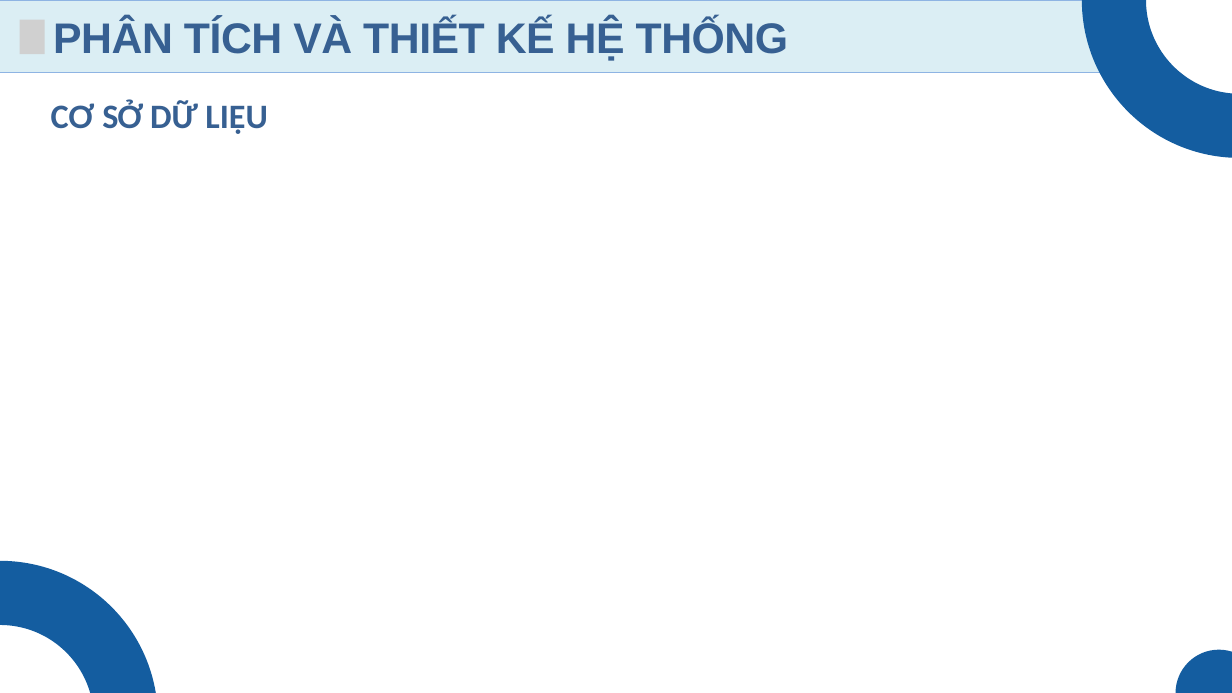
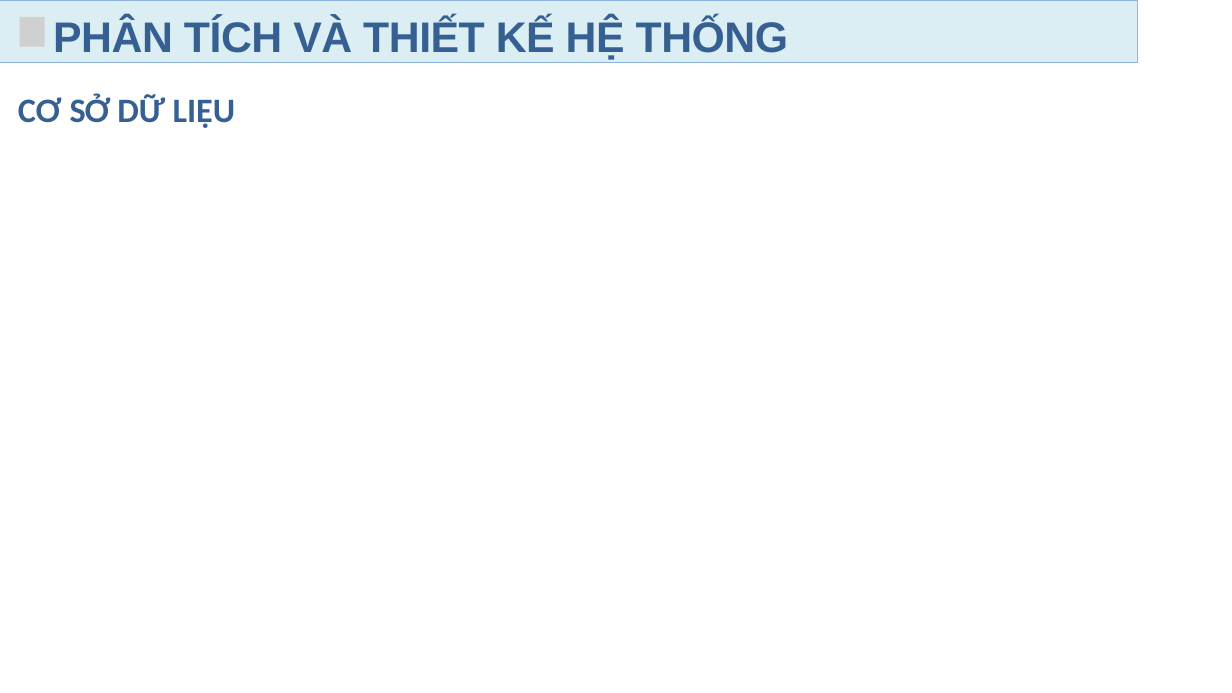
Before and after one commit to TrDHuy21/DoAn, a slide deck: slide 8 of ppt_bao_ve.pptx (slide 7 before the commit). Drawn at 1232x693 pixels with LibreOffice and Linux fonts; fonts in the diff are those of the drawing; grey boxes stand for pictures; background and template pictures are left out. Boxes give left, top, right and bottom in pixels: in the first picture for what was removed or moved away, otherwise in the second. Text is boxed around its words. In the diff, an @@ line names an element or a change of style, - is before the commit and + after.

```diff
--- a/ppt_bao_ve.pptx
+++ b/ppt_bao_ve.pptx
@@ rectangle resized from (x1=0, y1=0, x2=1138, y2=73) to (x1=0, y1=0, x2=1138, y2=63) @@
@@ freeform shape resized from (x1=0, y1=1, x2=1138, y2=73) to (x1=0, y1=1, x2=1138, y2=63) @@
@@ picture resized from (x1=20, y1=20, x2=44, y2=54) to (x1=20, y1=17, x2=44, y2=46) @@
@@ freeform shape removed at (x1=1114, y1=0, x2=1232, y2=126) @@
@@ text "CƠ SỞ DỮ LIỆU" moved from (x1=51, y1=100, x2=268, y2=134) to (x1=18, y1=94, x2=236, y2=128) @@
@@ freeform shape removed at (x1=0, y1=593, x2=126, y2=693) @@
@@ freeform shape removed at (x1=1175, y1=650, x2=1232, y2=693) @@
```
Also in this commit, not shown: 4 other slides changed, 1 slide added, 10 other files.
